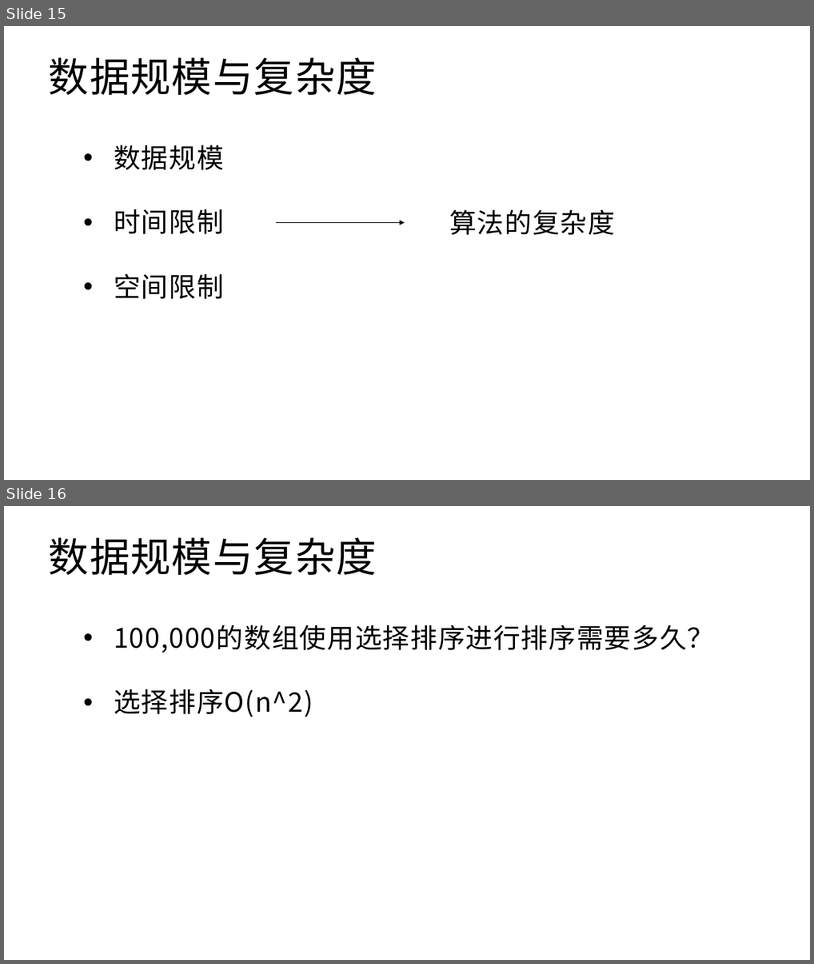
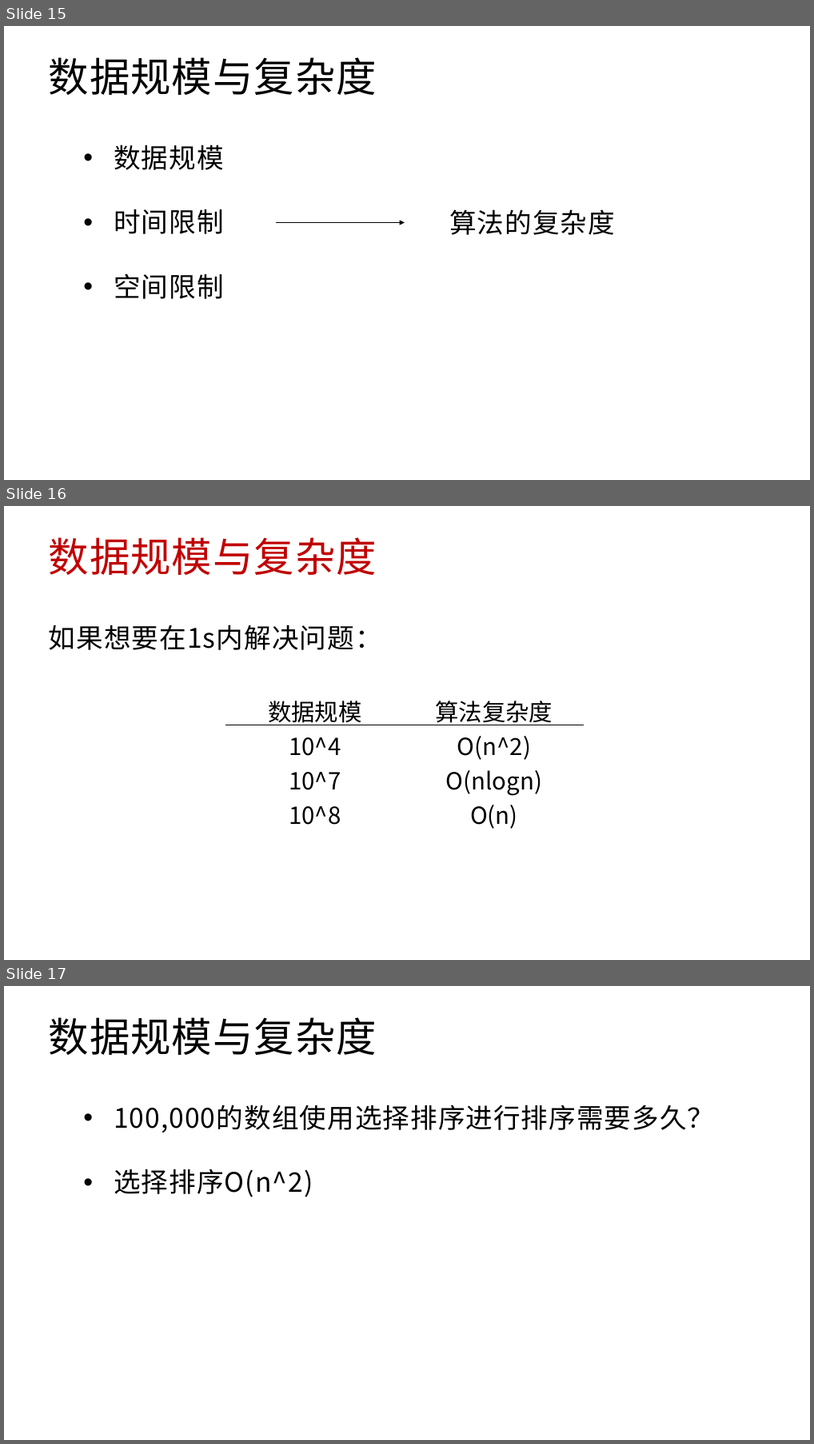
Before and after one commit to gegaojian-richard/ojshare, a slide deck: 第一次OJ分享.pptx. Shown one above the other, each under a label of ours: slides 15 and 16 before the commit, slides 15, 16 and 17 after it. The pictures are 814x964 and 814x1444 pixels, drawn with LibreOffice and Linux fonts; fonts in the diff are those of the drawing. Boxes give left, top, right and bottom in pixels: in the first picture for what was removed or moved away, otherwise in the second. Text is boxed around its words. In the diff, an @@ line names an element or a change of style, - is before the commit and + after.

```diff
--- a/第一次OJ分享.pptx
+++ b/第一次OJ分享.pptx
@@ slide 16 added at (4,506,810,960), background #FFFFFF @@
@@ text added at (49,537,377,575), 48 pt, text #C00000 @@
+数据规模与复杂度
@@ text added at (49,624,382,650), 32 pt, text #000000 @@
+如果想要在1s内解决问题：
@@ table added at (226,691,583,832), 4 rows, 2 columns @@
+数据规模 | 算法复杂度
+10^4 | O(n^2)
+10^7 | O(nlogn)
+10^8 | O(n)
@@ what was slide 16 is now slide 17 @@
```
Also in this commit, not shown: 4 other files.
